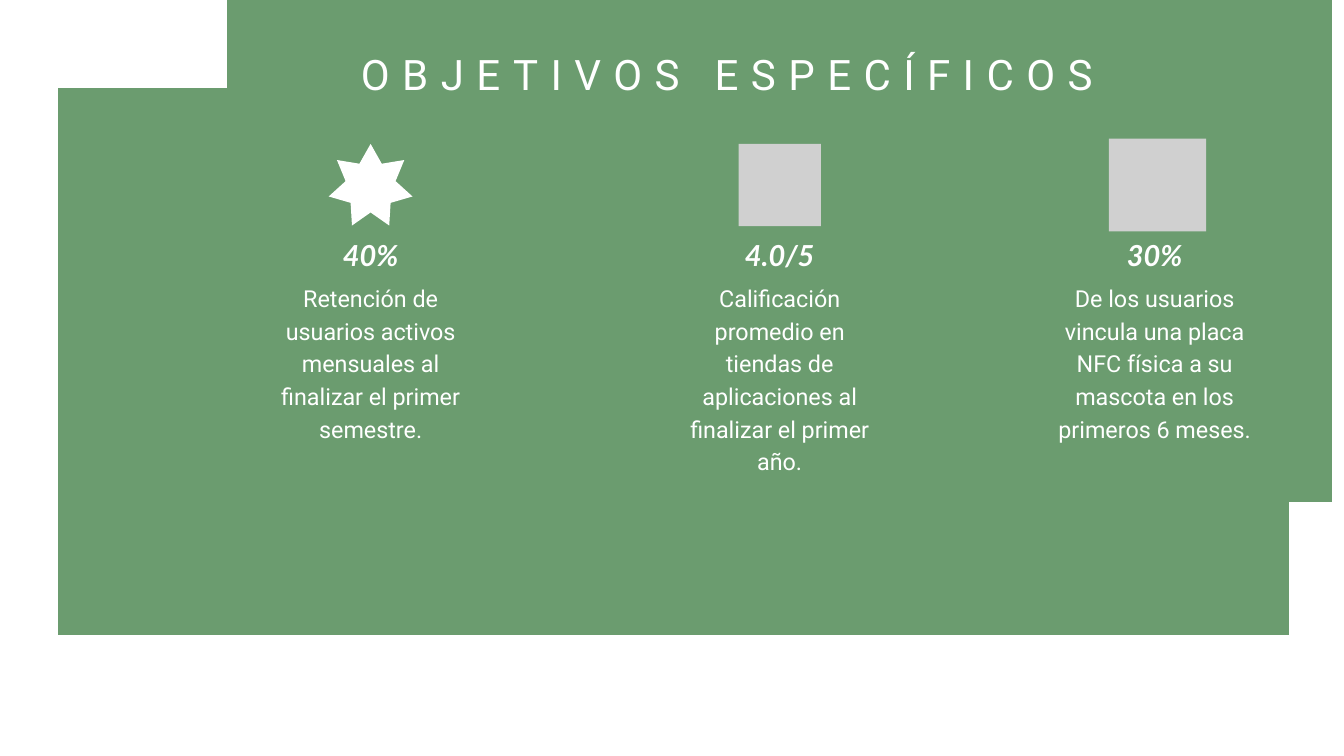
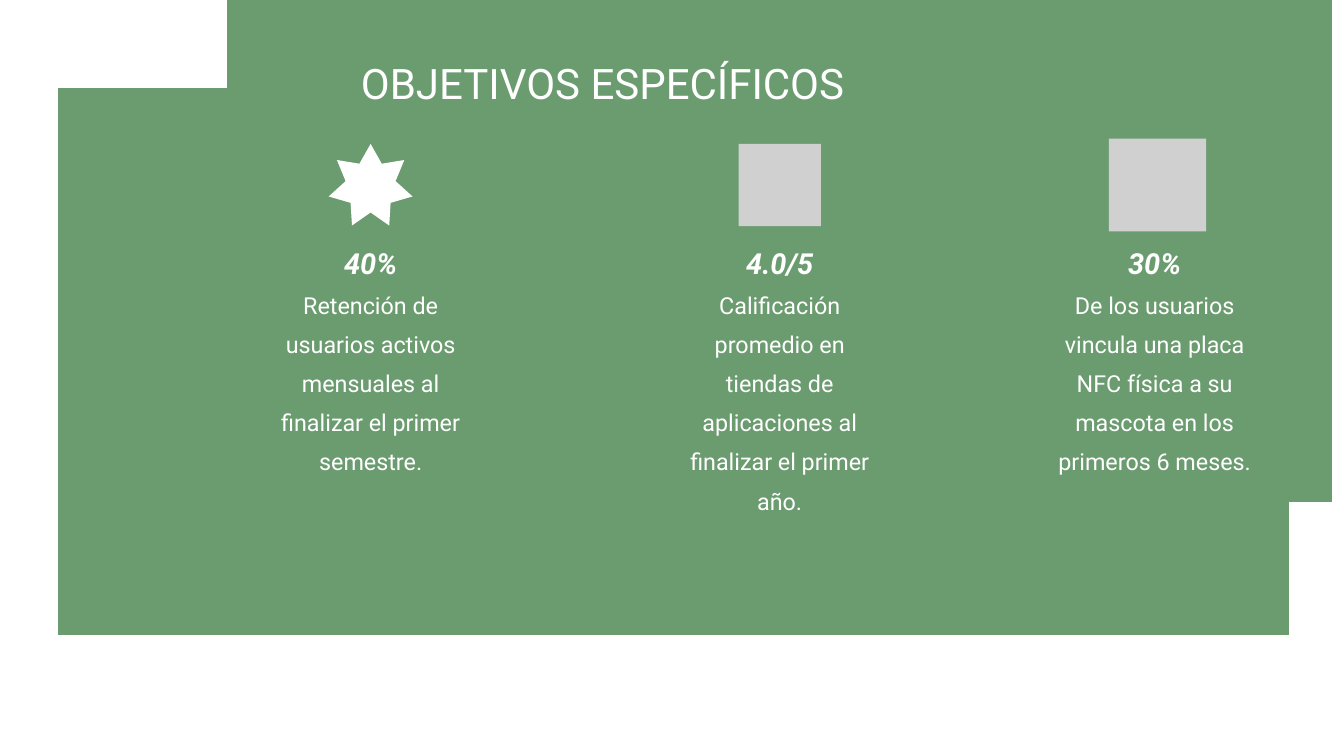
Before and after one commit to samueleliazar/PetPass, a slide deck: slide 6 of Fase 1/Evidencias Grupales/Presentación idea de proyecto.pptx. Drawn at 1344x756 pixels with LibreOffice and Linux fonts; fonts in the diff are those of the drawing; grey boxes stand for pictures. Boxes give left, top, right and bottom in pixels: in the first picture for what was removed or moved away, otherwise in the second. Text is boxed around its words. In the diff, an @@ line names an element or a change of style, - is before the commit and + after.

```diff
--- a/Fase 1/Evidencias Grupales/Presentación idea de proyecto.pptx
+++ b/Fase 1/Evidencias Grupales/Presentación idea de proyecto.pptx
@@ text "OBJETIVOS ESPECÍFICOS" at [361,61,844,100]: letter spacing 13.3 to 0 pt; line spacing 50.4pt to 1.12 @@
@@ font Lato to Roboto; line spacing 43.4pt to 1.4 in 3 elements at [344,253,397,275], [746,253,813,276], [1128,253,1181,275] @@
@@ line spacing 35pt to 1.4 in 3 elements at [281,296,460,436], [690,296,869,475], [1058,296,1250,475] @@
```
Also in this commit, not shown: 10 other slides changed.
